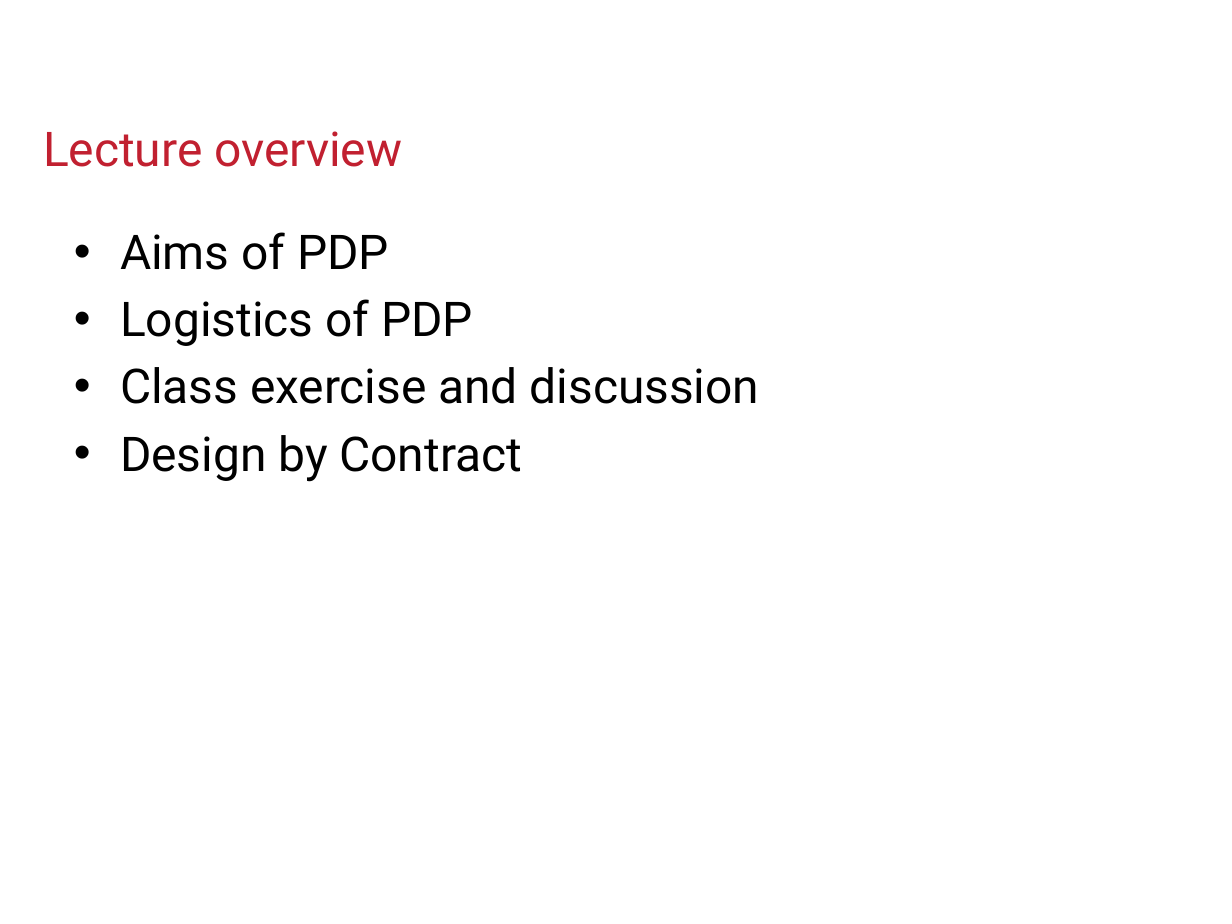
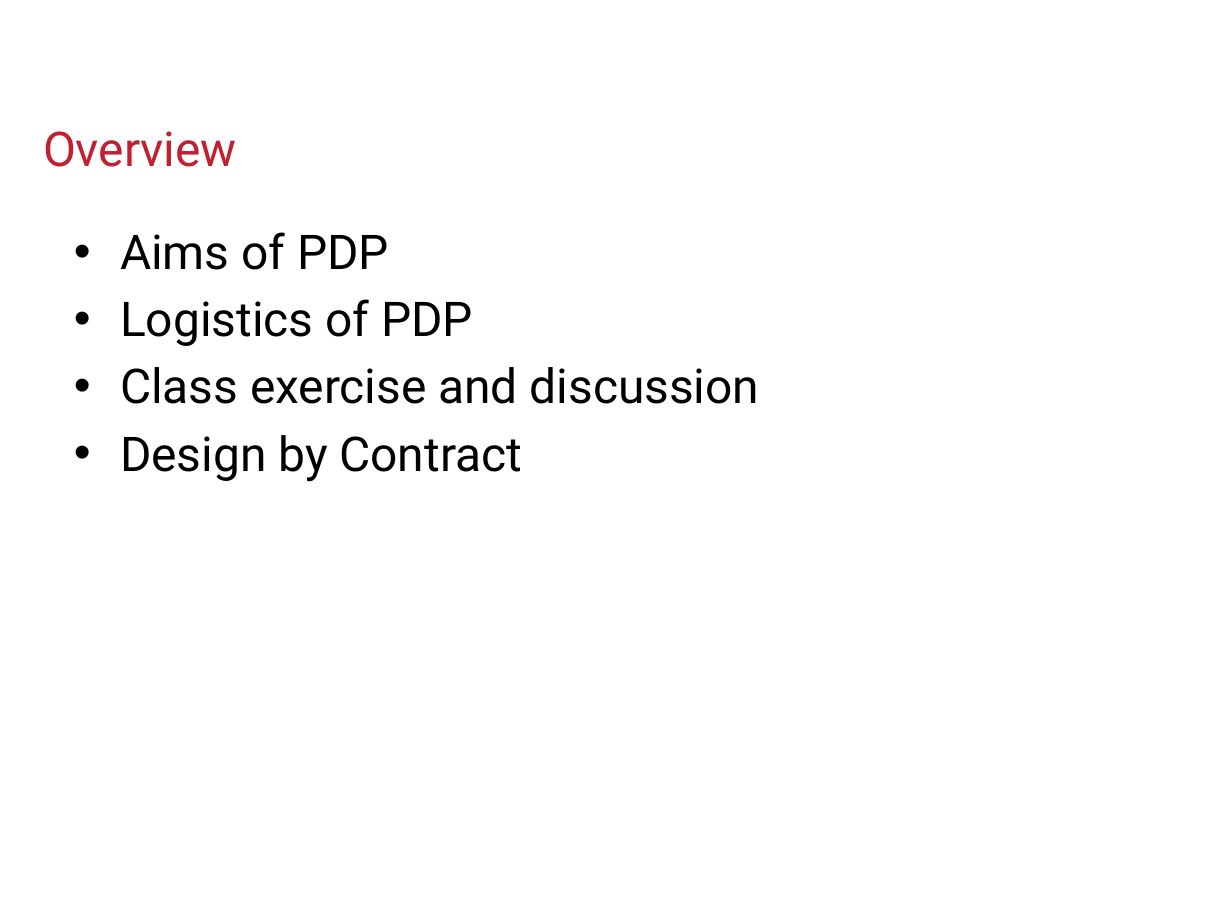
Before and after one commit to CS5010PDP2017FALL/cs5010pdp2017fall.github.io, a slide deck: slide 3 of Modules/PDP week 1.pptx. Drawn at 1232x924 pixels with LibreOffice and Linux fonts; fonts in the diff are those of the drawing; background and template pictures are left out. Boxes give left, top, right and bottom in pixels: in the first picture for what was removed or moved away, otherwise in the second. Text is boxed around its words. In the diff, an @@ line names an element or a change of style, - is before the commit and + after.

```diff
--- a/Modules/PDP week 1.pptx
+++ b/Modules/PDP week 1.pptx
@@ title at [43,131,237,167]: text changed @@
-Lecture overview
+Overview
```
Also in this commit, not shown: 8 other slides changed, 2 slides added, 1 slide removed, 1 other file.
